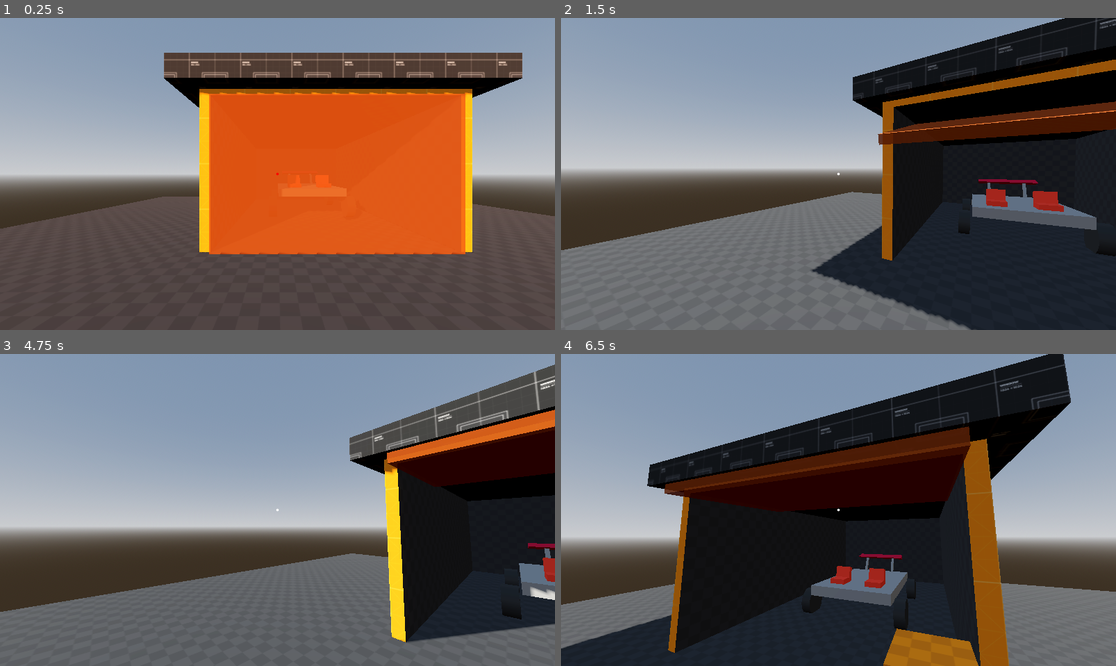
Above: before the commit, frames 1-4 (two rows, left to right).
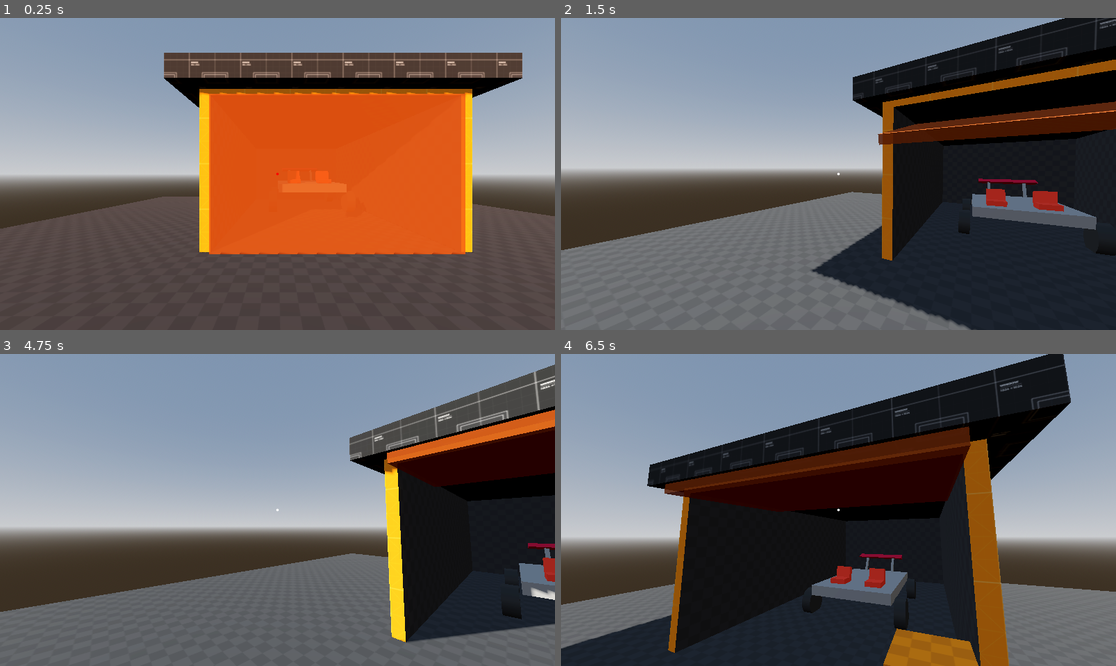
Above: after the commit, the same moments.

Repository: robb83/godot-multiplayer-sandbox-3d
Game: Godot game, scene res://scenes/levels/endless_trip.tscn
Two runs of this game, one before a commit and one after it. Both use one fixed random seed, a clock stepped at 60 frames per second and the inputs below. This scene is started directly instead of the project's main scene. Sound files missing from this copy of the repository are replaced by a short silence.
Inputs (mouse positions are in pixels of both pictures, inside the frame that each line leads up to):
- Up to frame 1 (0.25 s): no input
- Up to frame 2 (1.5 s): move the mouse to (866, 174) at 0.52 s; hold P (admin_time_speedup) from 0.53 s (still down); click (866, 174) at 0.6 s; tap Space (move_jump) at 0.77 s; move the mouse to (810, 174) at 1.27 s; click (810, 174) at 1.35 s
- Up to frame 3 (4.75 s): keep holding P (admin_time_speedup); tap Space (move_jump) at 1.52, 3.02, 3.77, 4.52 s; move the mouse to (288, 503) at 2.02 s; right-click (288, 503) at 2.1 s; click (288, 503) at 2.3 s; tap Enter at 2.75 s; move the mouse to (271, 516) at 2.77 s; tap Ctrl (move_crouch) at 2.85 s; click (271, 516) at 3.05 s; move the mouse to (316, 513) at 3.52 s; hold Shift (move_run) 3.53-4.28 s; click (316, 513) at 3.8 s; move the mouse to (233, 506) at 4.27 s; tap F (vehicle_hazard) at 4.35 s; click (233, 506) at 4.55 s
- Up to frame 4 (6.5 s): move the mouse to (844, 510) at 5.02 s; tap K (vehicle_highbeam) at 5.1 s; click (844, 510) at 5.3 s; move the mouse to (816, 503) at 5.77 s; release P (admin_time_speedup) at 5.78 s; hold D (move_right) from 5.78 s (still down); tap H (vehicle_horn) at 5.85 s; tap Space (move_jump) at 6.02 s; click (816, 503) at 6.05 s

The runs differ from the first frame. In frame 1, 0.2% of the frame differs, in the area x 50-63%, y 48-58%; in frame 2, less than 0.1%; in frame 3, less than 0.1%; in frame 4, less than 0.1%.

Commit message:
feat: simple inmemory persistence for chunk states

Diff:
--- a/objects/static_garage.gd
+++ b/objects/static_garage.gd
@@ -9,15 +9,18 @@
 func _ready():
 	animatable_body_3d.set_meta('interactable', self)
 
-func _update_state():
-	if animation_player.is_playing():
-		return
-	state_open = not state_open
+func set_state(open : bool):
+	state_open = open
 	if state_open:
 		animation_player.current_animation = "door_open"
 	else:
 		animation_player.current_animation = "door_close"
 
+func _update_state():
+	if animation_player.is_playing():
+		return
+	set_state(not state_open)
+
 @rpc("any_peer", "call_local")
 func interact():
 	if multiplayer.is_server():
--- a/scenes/levels/endless_chunks/endless_trip_chunk.tscn
+++ b/scenes/levels/endless_chunks/endless_trip_chunk.tscn
@@ -14,7 +14,7 @@
 uv1_triplanar = true
 texture_filter = 5
 
-[node name="EndlessTripChunk2" type="Node3D" unique_id=77804603]
+[node name="EndlessTripChunk" type="Node3D" unique_id=77804603]
 script = ExtResource("1_hlu2n")
 metadata/_custom_type_script = "uid://dsn5hxvdur310"
 
--- /dev/null
+++ b/scenes/levels/endless_chunks/endless_trip_chunk_start.gd
@@ -0,0 +1,19 @@
+extends EndlessChunkInstance
+
+@onready var garage: Node3D = $StaticObjects/Garage
+@onready var vehicle_spawn: Node3D = $DynamicObjects/VehicleSpawn
+
+func get_chunk_state() -> Dictionary:
+	var open = garage.state_open
+	var state = super.get_chunk_state()
+	state["garage"] = open
+	return state
+
+func set_chunk_state(state : Dictionary):
+	super.set_chunk_state(state)
+	if state and state.has("garage"):
+		garage.set_state(state["garage"])
+
+func generate():
+	generated = true
+	manager.spawn_dynamics_object("res://objects/vehicle_car.tscn", vehicle_spawn.global_position)
--- a/scenes/levels/endless_chunks/endless_trip_chunk_start.tscn
+++ b/scenes/levels/endless_chunks/endless_trip_chunk_start.tscn
@@ -1,9 +1,8 @@
 [gd_scene format=3 uid="uid://dl4nxm4kyp1t"]
 
-[ext_resource type="Script" uid="uid://dsn5hxvdur310" path="res://scripts/endless_chunk_instance.gd" id="1_g5v64"]
+[ext_resource type="Script" uid="uid://cm5315wfen8i0" path="res://scenes/levels/endless_chunks/endless_trip_chunk_start.gd" id="1_g5v64"]
 [ext_resource type="Texture2D" uid="uid://bpnrngm7wcbmk" path="res://assets/kenney_prototype_textures/Vector/texture_09.svg" id="1_ix2sv"]
 [ext_resource type="PackedScene" uid="uid://cj74uk6yjvcay" path="res://objects/static_garage.tscn" id="2_g5v64"]
-[ext_resource type="PackedScene" uid="uid://crclfbh4hxcc5" path="res://objects/vehicle_car.tscn" id="4_y28o0"]
 
 [sub_resource type="BoxShape3D" id="BoxShape3D_8iarp"]
 size = Vector3(20, 0.1, 20)
@@ -16,7 +15,7 @@
 uv1_triplanar = true
 texture_filter = 5
 
-[node name="EndlessTripChunk" type="Node3D" unique_id=501449724]
+[node name="EndlessTripChunkStart" type="Node3D" unique_id=501449724]
 script = ExtResource("1_g5v64")
 metadata/_custom_type_script = "uid://dsn5hxvdur310"
 
@@ -36,5 +35,5 @@
 
 [node name="DynamicObjects" type="Node3D" parent="." unique_id=1792608229]
 
-[node name="VehicleCar" parent="DynamicObjects" unique_id=2060147052 instance=ExtResource("4_y28o0")]
-transform = Transform3D(1, 0, 0, 0, 1, 0, 0, 0, 1, 0, 1.333387, -3.9795754)
+[node name="VehicleSpawn" type="Node3D" parent="DynamicObjects" unique_id=1117418175]
+transform = Transform3D(1, 0, 0, 0, 1, 0, 0, 0, 1, 0, 1.5, -4)
--- a/scenes/levels/endless_trip.gd
+++ b/scenes/levels/endless_trip.gd
@@ -10,7 +10,6 @@
 const SPAWN_RANDOM := 2.0
 
 func _ready():
-	print("_READY")
 	Input.mouse_mode = Input.MOUSE_MODE_CAPTURED
 	$MultiplayerSpawnerPlayers.spawn_function = _handle_player_spawn
 	if multiplayer.is_server():
--- a/scenes/levels/endless_trip.tscn
+++ b/scenes/levels/endless_trip.tscn
@@ -30,6 +30,9 @@
 [node name="MultiplayerSpawnerPlayers" type="MultiplayerSpawner" parent="." unique_id=1489681149]
 spawn_path = NodePath("../ChunkManager/Players")
 
+[node name="MultiplayerSpawnerObjects" type="MultiplayerSpawner" parent="." unique_id=796086060]
+spawn_path = NodePath("../ChunkManager/Objects")
+
 [node name="WorldEnvironment" type="WorldEnvironment" parent="." unique_id=41324744]
 environment = SubResource("Environment_by6k3")
 
@@ -56,3 +59,5 @@
 [node name="Players" type="Node3D" parent="ChunkManager" unique_id=1471487036]
 
 [node name="Chunks" type="Node3D" parent="ChunkManager" unique_id=1853831788]
+
+[node name="Objects" type="Node3D" parent="ChunkManager" unique_id=2094958836]
--- a/scripts/endless_chunk_instance.gd
+++ b/scripts/endless_chunk_instance.gd
@@ -2,17 +2,30 @@
 class_name EndlessChunkInstance
 
 var players = {}
+var version : int = 1
+var generated : bool = false
+var manager : EndlessChunkManager = null
 
 func _ready():
+	generated = true
 	set_synchronizers_visibility_safe(false)
 	if not is_multiplayer_authority():
 		set_synchronizers_visibility_for(1, true)
+
+func get_chunk_state() -> Dictionary:
+	return { "version": version, "generated": generated }
+
+func set_chunk_state(state : Dictionary):
+	if state:
+		generated = state.generated
+
+func generate():
+	generated = true
 
 func set_synchronizers_visibility_for(peer_id : int, value: bool) -> void:
 	if not value:
 		if players.has(peer_id):
 			players.erase(peer_id)
-		print(players)
 	elif value:
 		players[peer_id] = true
 
--- a/scripts/endless_chunk_manager.gd
+++ b/scripts/endless_chunk_manager.gd
@@ -8,6 +8,8 @@
 # test: disable player synchronization
 
 @onready var chunks: Node3D = $Chunks
+@onready var objects: Node3D = $Objects
+@onready var multiplayer_spawner_objects: MultiplayerSpawner = $"../MultiplayerSpawnerObjects"
 
 @export var chunk_scene: PackedScene
 @export var start_scene: PackedScene
@@ -17,6 +19,21 @@
 var player : Player = null
 var spawned_chunks = {}
 var last_chunk_index : int = 0
+var chunk_states : Dictionary = {}
+var object_counter : int = 0
+
+func _ready():
+	multiplayer_spawner_objects.spawn_function = _spawn_function
+
+func _spawn_function(data):
+	var id = data[0]
+	var scene = data[1]
+	var pos = data[2]
+
+	var object = load(scene).instantiate()
+	object.name = str(name)
+	object.position = pos
+	return object
 
 func _process(_delta):
 	update_chunks()
@@ -31,18 +48,33 @@
 	var player_z = player.global_transform.origin.z
 	var current_chunk = int(player_z / chunk_length)
 
-	for i in range(current_chunk, current_chunk + view_distance):
+	for i in range(current_chunk - view_distance, current_chunk + view_distance):
+		if i < 0:
+			continue
+
 		if not spawned_chunks.has(i):
 			_spawn_chunk(i)
 			chunk_loaded.rpc(i)
 
 	for key in spawned_chunks.keys():
-		if key < current_chunk - 2:
+		if key < current_chunk - view_distance:
 			if multiplayer.is_server() and spawned_chunks[key].players.size() > 0:
 				continue
 			_remove_chunk(key)
 
+func spawn_dynamics_object(scene_path, pos):
+	print("[%s] spawn_dynamics_object %s, %s" % [multiplayer.get_unique_id(), str(scene_path), pos])
+
+	#TODO: object type id
+
+	object_counter = object_counter + 1
+	var id = object_counter
+
+	multiplayer_spawner_objects.spawn([id, scene_path, pos])
+
 func _remove_chunk(index):
+	if multiplayer.is_server():
+		chunk_states[index] = spawned_chunks[index].get_chunk_state()
 	spawned_chunks[index].queue_free()
 	spawned_chunks.erase(index)
 	chunk_removed.rpc(index)
@@ -51,28 +83,51 @@
 	var chunk = start_scene.instantiate() if index == 0 else chunk_scene.instantiate()
 	chunk.name = str(index)
 	chunk.position.z = index * chunk_length
+	chunk.manager = self
 	chunks.add_child(chunk)
 	spawned_chunks[index] = chunk
+
+	if multiplayer.is_server():
+		if chunk_states.has(index):
+			chunk.set_chunk_state(chunk_states[index])
+		else:
+			chunk.generate()
+
+@rpc("any_peer")
+func request_chunk_state(chunk):
+	if multiplayer.is_server():
+		var peer_id = multiplayer.get_remote_sender_id()
+		if spawned_chunks.has(chunk):
+			response_chunk_state.rpc_id(peer_id, chunk, spawned_chunks[chunk].get_chunk_state())
+		elif spawned_chunks.has(chunk):
+			response_chunk_state.rpc_id(peer_id, chunk, chunk_states[chunk])
+		else:
+			print("ERROR")
+
+@rpc("authority")
+func response_chunk_state(chunk, state):
+	chunk_states[chunk] = state
+	if spawned_chunks.has(chunk):
+		spawned_chunks[chunk].set_chunk_state(state)
 
 @rpc("any_peer")
 func chunk_loaded(chunk):
 	var peer_id = multiplayer.get_remote_sender_id()
-	print("[%s] chunk_loaded: %s, %s" % [multiplayer.get_unique_id(), chunk, peer_id])
+	print("[%s] chunk_loaded: %s, %s" % [multiplayer.get_unique_id(), peer_id, chunk])
 
-	if multiplayer.is_server() and not spawned_chunks.has(chunk):
-		_spawn_chunk(chunk)
+	if multiplayer.is_server():
+		if not spawned_chunks.has(chunk):
+			_spawn_chunk(chunk)
 
 	if spawned_chunks.has(chunk):
 		spawned_chunks[chunk].set_synchronizers_visibility_for(peer_id, true)
 
-
 @rpc("any_peer")
 func chunk_removed(chunk):
 	var peer_id = multiplayer.get_remote_sender_id()
-	print("[%s] chunk_removed: %s, %s" % [multiplayer.get_unique_id(), chunk, peer_id])
+	print("[%s] chunk_removed: %s, %s" % [multiplayer.get_unique_id(), peer_id, chunk])
 
 	if spawned_chunks.has(chunk):
 		spawned_chunks[chunk].set_synchronizers_visibility_for(peer_id, false)
-		print(spawned_chunks[chunk].players.size())
 		if multiplayer.is_server() and spawned_chunks[chunk].players.size() == 0:
 			_remove_chunk(chunk)
Not shown, added: scenes/levels/endless_chunks/endless_trip_chunk_start.gd.uid
